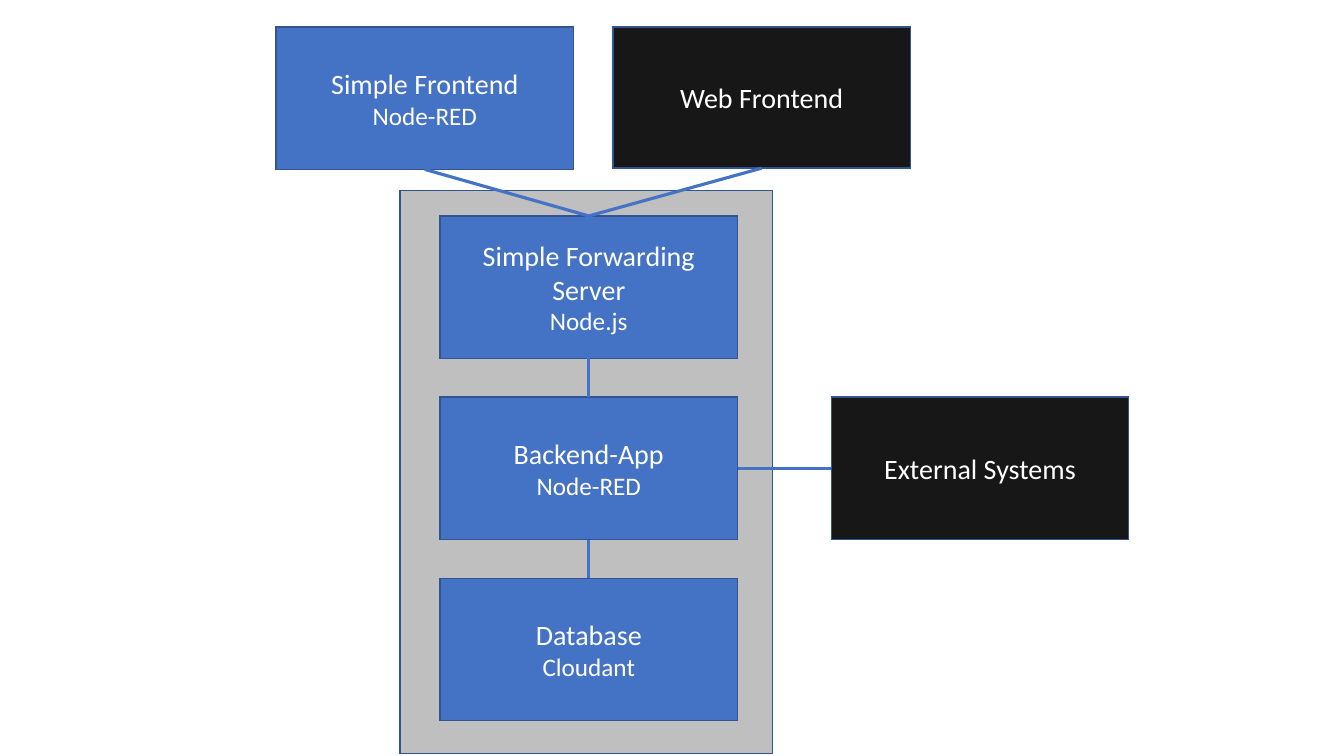
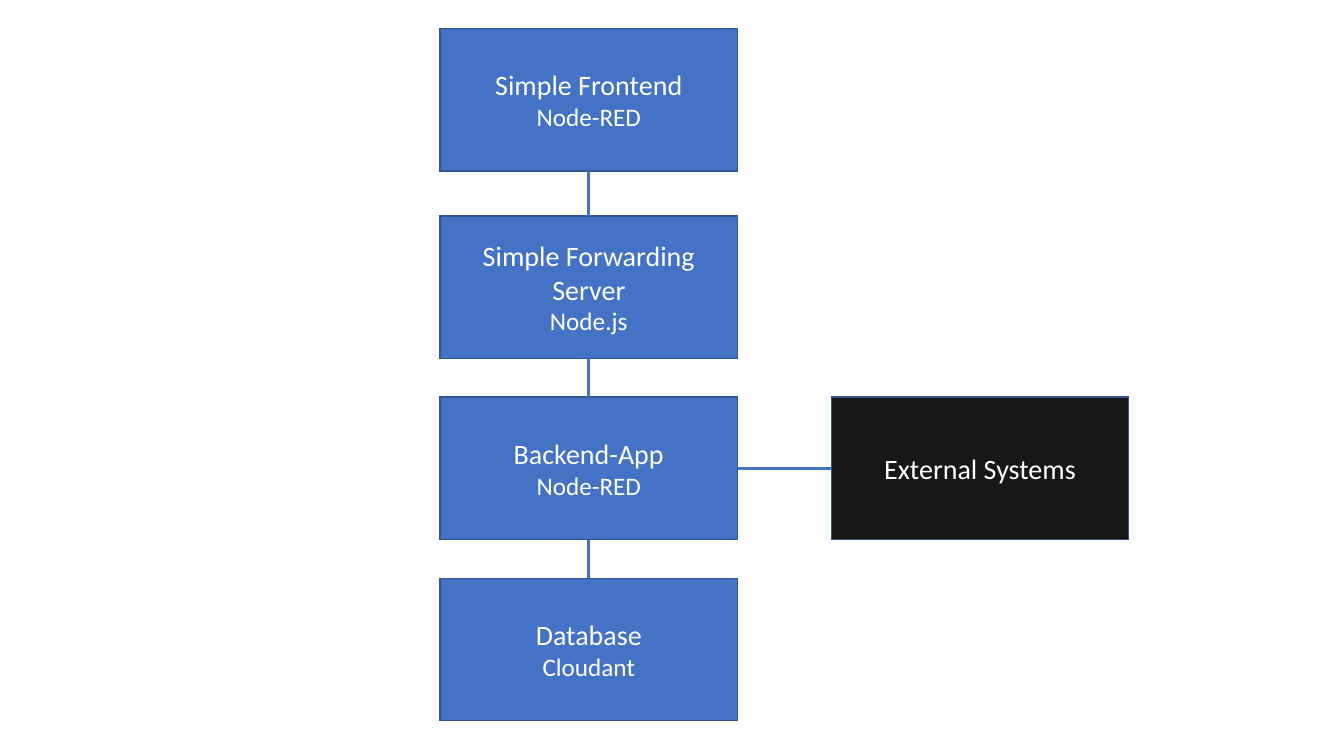
Before and after one commit to gitjps/Node-RED-Backend-and-Frontend, a slide deck: slide 1 of Node-RED-Backend.pptx. Drawn at 1344x756 pixels with LibreOffice and Linux fonts; fonts in the diff are those of the drawing. Boxes give left, top, right and bottom in pixels: in the first picture for what was removed or moved away, otherwise in the second. Text is boxed around its words. In the diff, an @@ line names an element or a change of style, - is before the commit and + after.

```diff
--- a/Node-RED-Backend.pptx
+++ b/Node-RED-Backend.pptx
@@ rectangle "Simple Frontend": place and size @@
-rectangle "Simple Frontend" at [276,27,574,169]
+rectangle "Simple Frontend" at [441,28,738,170]
@@ rectangle removed at [613,27,910,168] @@
-Web Frontend
@@ line moved from (424, 169) - (589, 216) to (589, 171) - (589, 216) @@
@@ line removed from (762, 168) to (589, 216) @@
@@ rectangle removed at [400,191,773,754] @@
```
Also in this commit, not shown: 1 other file.
